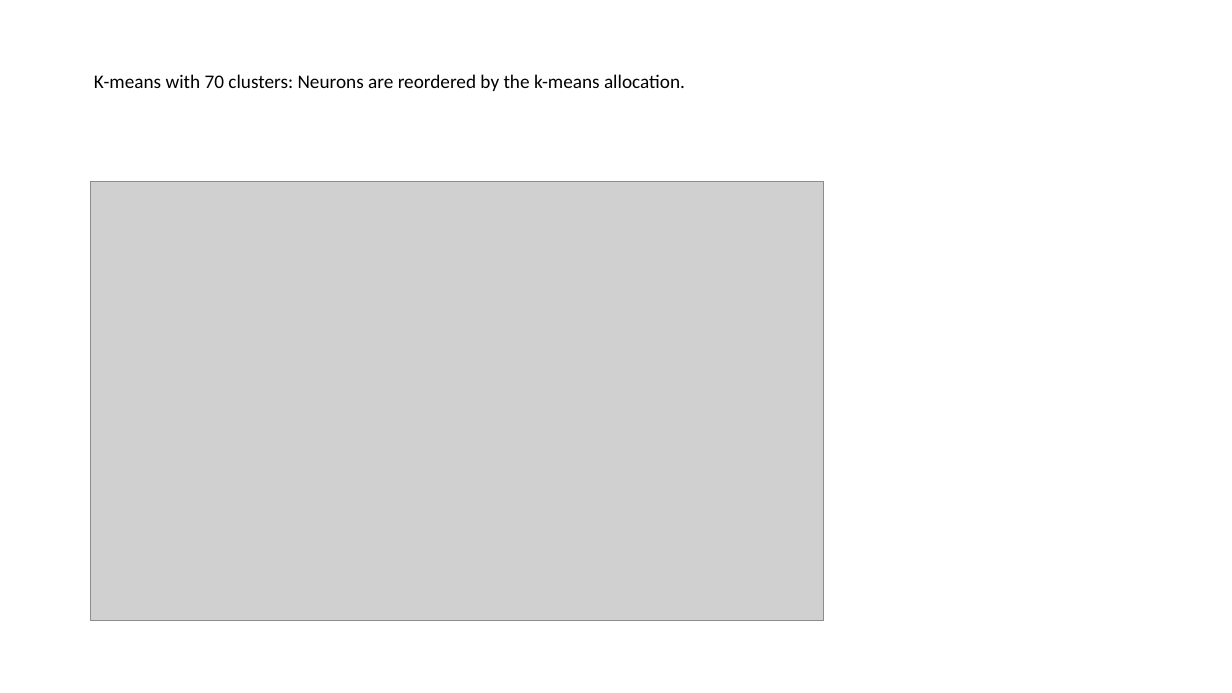
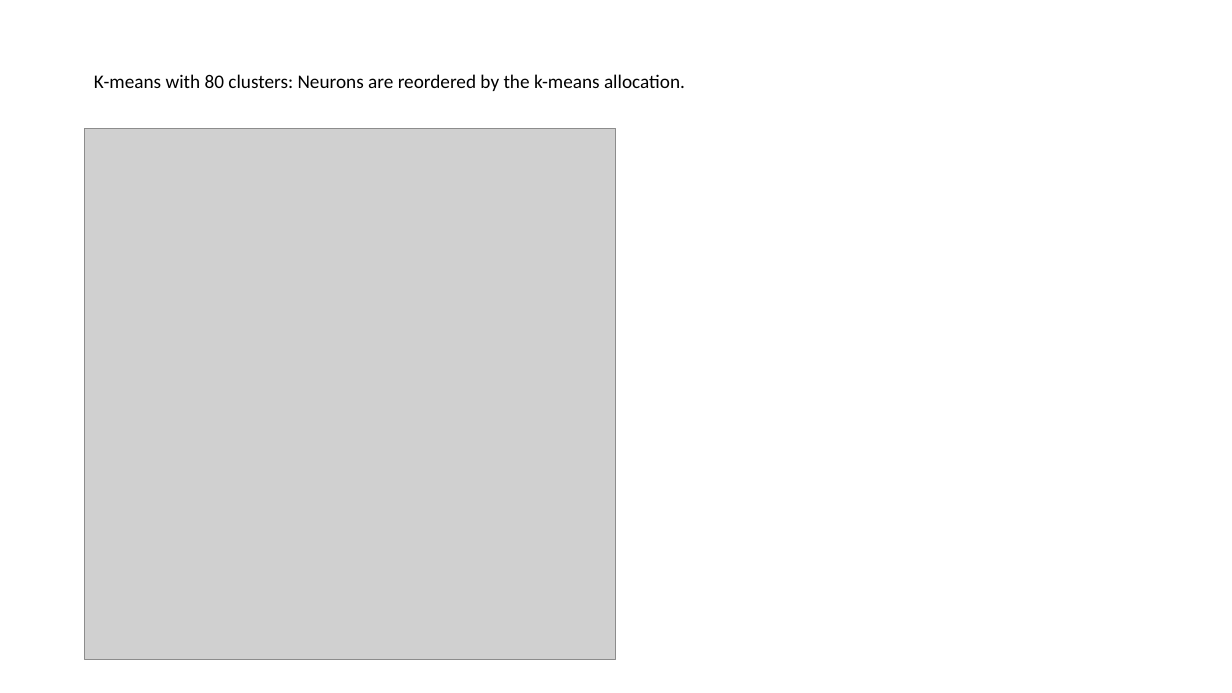
Before and after one commit to jinluliu550/MAPseq_analysis, a slide deck: slide 17 of jinlu/barseq.pptx (slide 14 before the commit). Drawn at 1232x693 pixels with LibreOffice and Linux fonts; fonts in the diff are those of the drawing; grey boxes stand for pictures. Boxes give left, top, right and bottom in pixels: in the first picture for what was removed or moved away, otherwise in the second. Text is boxed around its words. In the diff, an @@ line names an element or a change of style, - is before the commit and + after.

```diff
--- a/jinlu/barseq.pptx
+++ b/jinlu/barseq.pptx
@@ title at [94,74,685,91]: text changed @@
-K-means with 70 clusters: Neurons are reordered by the k-means allocation.
+K-means with 80 clusters: Neurons are reordered by the k-means allocation.
@@ picture: place and size @@
-picture at [91,181,823,621]
+picture at [85,128,616,660]
```
Also in this commit, not shown: 8 other slides changed, 12 slides added, 10 slides removed, 24 other files.
